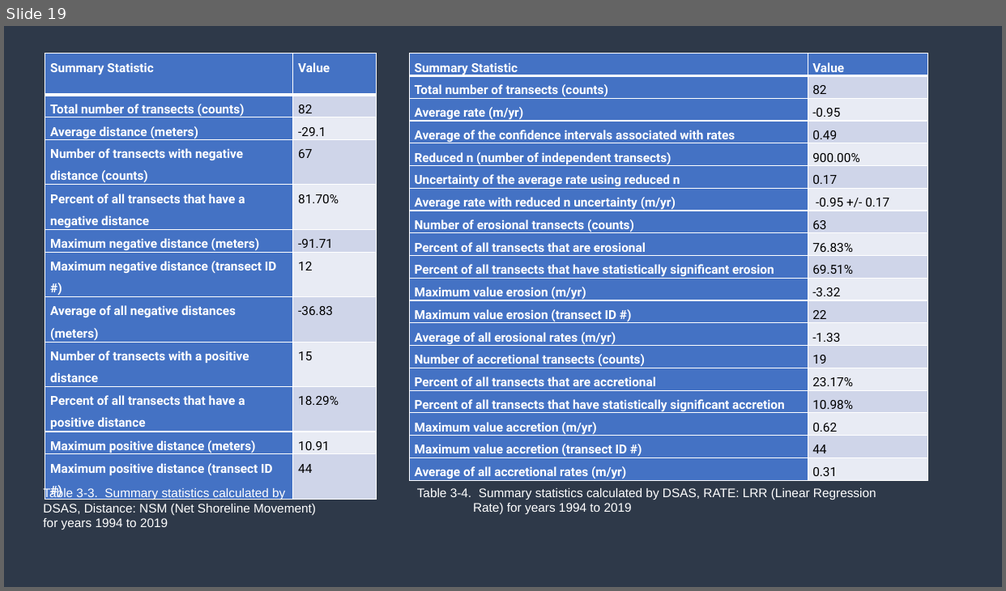
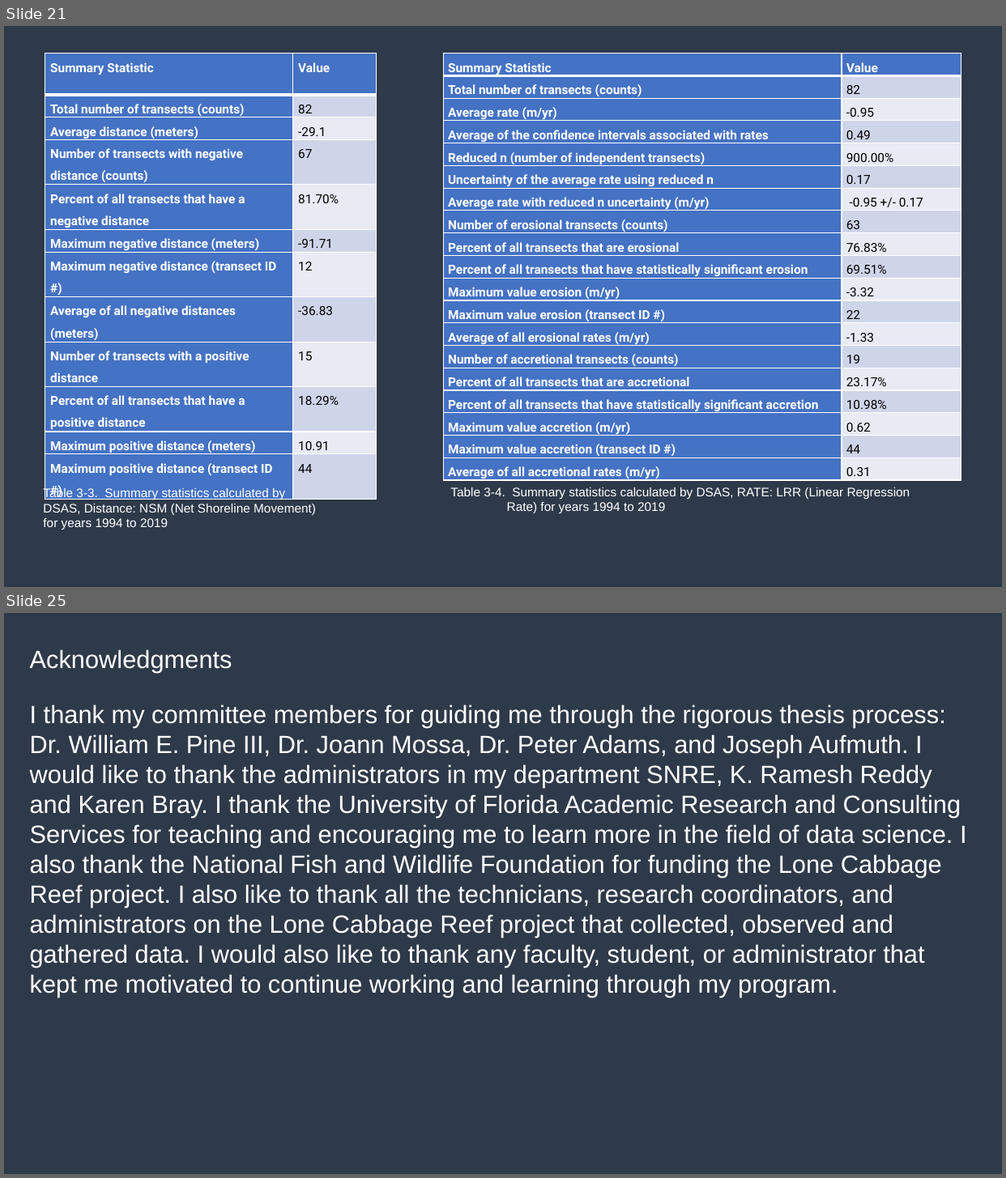
Before and after one commit to melimore86/graduate_courses, a slide deck: graduate_research/defense_moreno.pptx. Shown one above the other, each under a label of ours: slide 19 before the commit, slides 21 and 25 after it; the slides between them are not shown. The pictures are 1006x591 and 1006x1178 pixels, drawn with LibreOffice and Linux fonts; fonts in the diff are those of the drawing. Boxes give left, top, right and bottom in pixels: in the first picture for what was removed or moved away, otherwise in the second. Text is boxed around its words. In the diff, an @@ line names an element or a change of style, - is before the commit and + after.

Commit message:
updating my ppt and thesis

```diff
--- a/graduate_research/defense_moreno.pptx
+++ b/graduate_research/defense_moreno.pptx
@@ slide 25 added at [4,613,1002,1174], background #1D242E; not listed: 1 template element that a slide beside it also shows @@
@@ text added at [30,649,967,997], 24 pt, text #FFFFFF @@
+Acknowledgments
+I thank my committee members for guiding me through the rigorous thesis process: Dr. William E. Pine III, Dr. Joann Mossa, Dr. Peter Adams, and Joseph Aufmuth. I would like to thank the administrators in my department SNRE, K. Ramesh Reddy and Karen Bray. I thank the University of Florida Academic Research and Consulting Services for teaching and encouraging me to learn more in the field of data science. I also thank the National Fish and Wildlife Foundation for funding the Lone Cabbage Reef project. I also like to thank all the technicians, research coordinators, and administrators on the Lone Cabbage Reef project that collected, observed and gathered data. I would also like to thank any faculty, student, or administrator that kept me motivated to continue working and learning through my program.
@@ what was slide 19 is now slide 21 @@
@@ slide 21 changed as well @@
@@ table: place and size @@
-table at [410,53,928,483]
+table at [444,53,961,484]
@@ text "Table 3-4. Summary statistics calculated ...": place and size @@
-text "Table 3-4. Summary statistics calculated ..." at [417,489,876,514]
+text "Table 3-4. Summary statistics calculated ..." at [450,488,910,514]
```
Also in this commit, not shown: 5 other slides changed, 16 other slides added, 14 slides removed, 2 other files.
